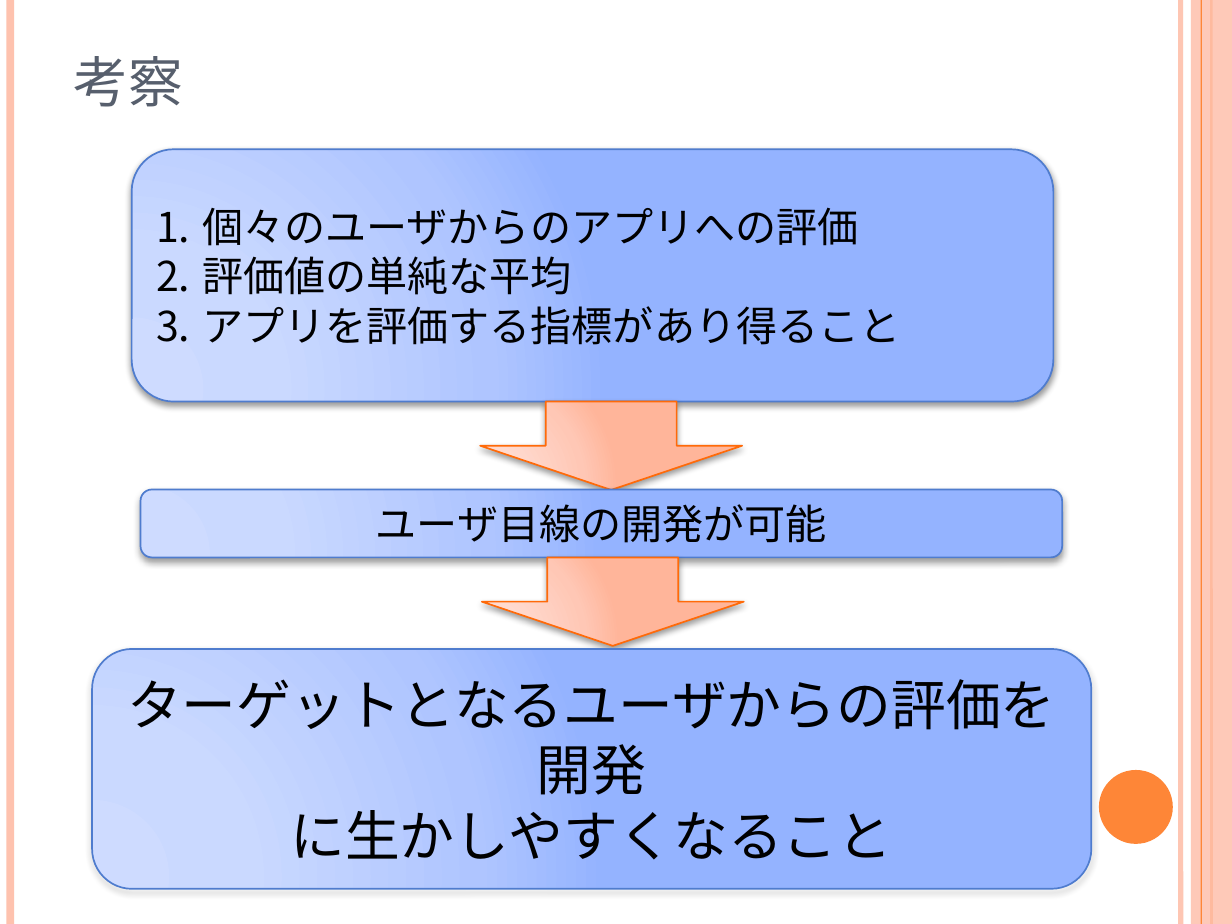
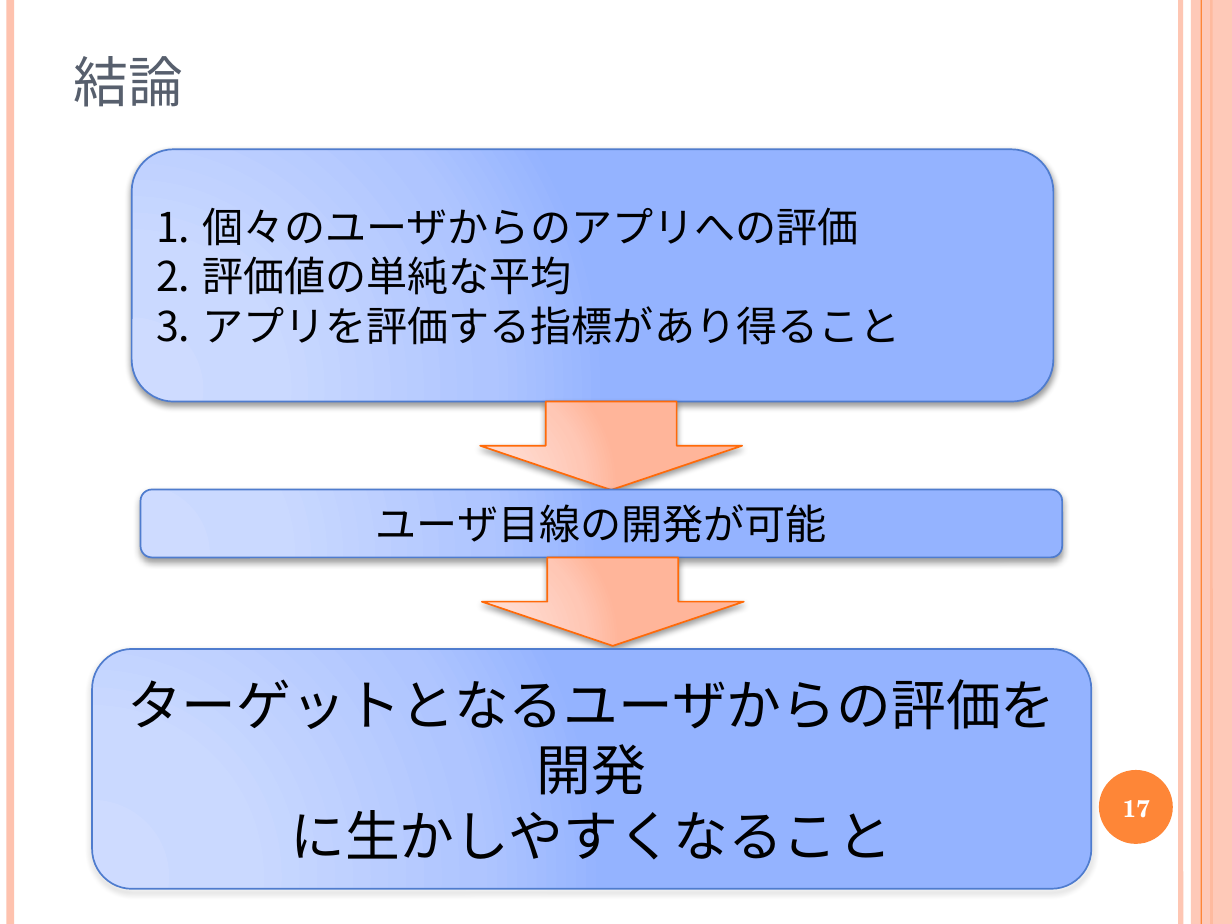
Before and after one commit to keimatsui/kadai, a slide deck: slide 18 of 卒業論文/2012/増田知之/卒論発表最新版.pptx. Drawn at 1232x924 pixels with LibreOffice and Linux fonts; fonts in the diff are those of the drawing. Boxes give left, top, right and bottom in pixels: in the first picture for what was removed or moved away, otherwise in the second. Text is boxed around its words. In the diff, an @@ line names an element or a change of style, - is before the commit and + after.

```diff
--- a/卒業論文/2012/増田知之/卒論発表最新版.pptx
+++ b/卒業論文/2012/増田知之/卒論発表最新版.pptx
@@ title at box(74, 56, 183, 107): text changed @@
-考察
+結論
@@ text added at box(1123, 800, 1151, 818), 14 pt, text #FFFFFF, bold @@
+17
```
Also in this commit, not shown: 16 other slides changed.
